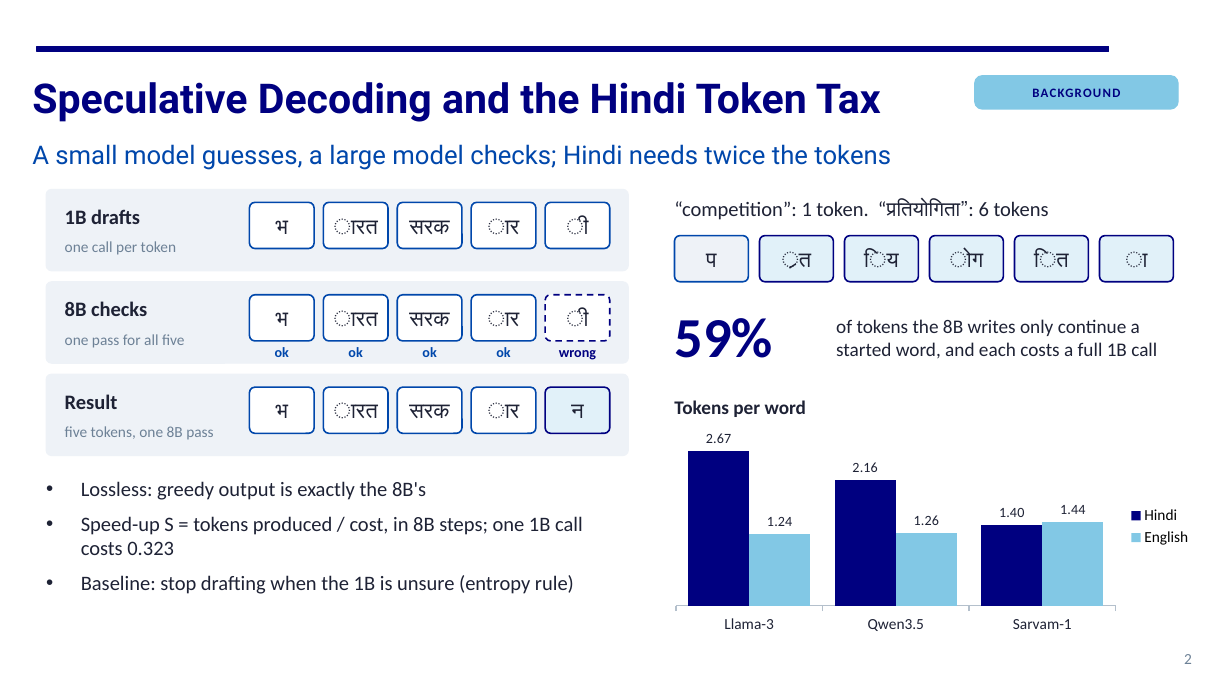
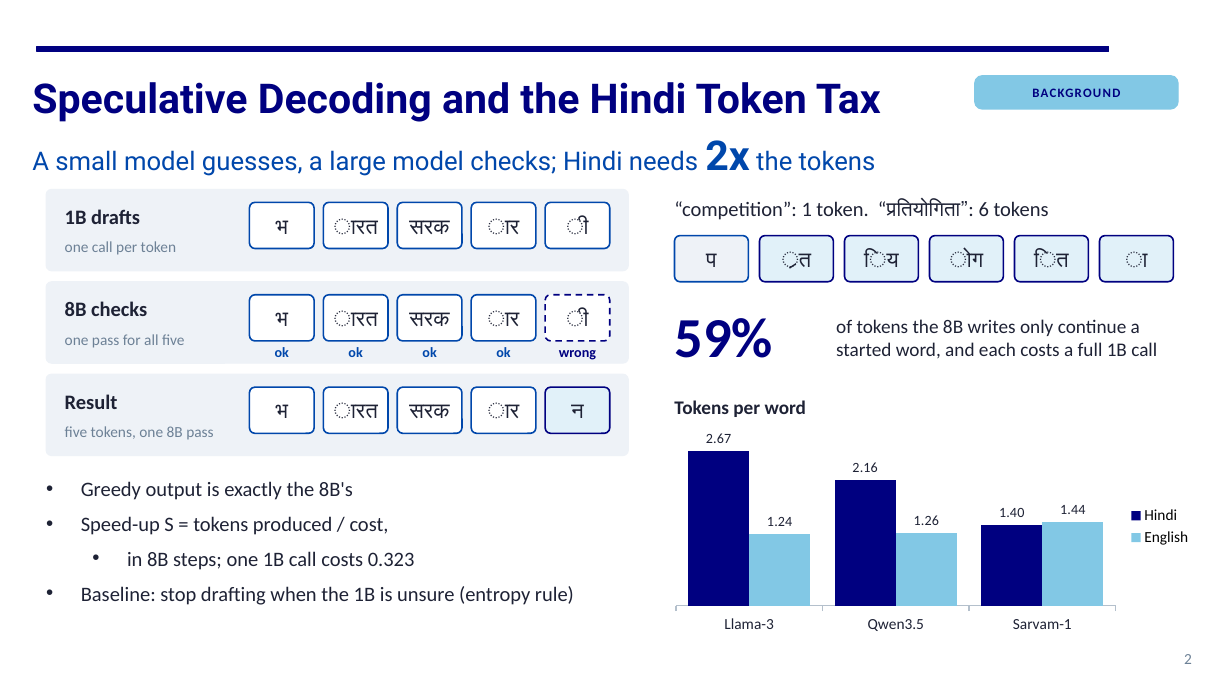
Before and after one commit to https-kanika/Linguistically-guided-MTP, a slide deck: slide 2 of docs/presentation/CS769_final_presentation.pptx. Drawn at 1232x693 pixels with LibreOffice and Linux fonts; fonts in the diff are those of the drawing. Boxes give left, top, right and bottom in pixels: in the first picture for what was removed or moved away, otherwise in the second. Text is boxed around its words. In the diff, an @@ line names an element or a change of style, - is before the commit and + after.

```diff
--- a/docs/presentation/CS769_final_presentation.pptx
+++ b/docs/presentation/CS769_final_presentation.pptx
@@ text at <box>32,140,876,176</box>: text changed @@
-A small model guesses, a large model checks; Hindi needs twice the tokens
+A small model guesses, a large model checks; Hindi needs 2x the tokens
@@ text at <box>81,481,415,570</box>: text changed @@
-• Lossless: greedy output is exactly the 8B's
-• Speed-up S = tokens produced / cost, in 8B steps; one 1B call costs 0.323
+• Greedy output is exactly the 8B's
+• Speed-up S = tokens produced / cost,
+  • in 8B steps; one 1B call costs 0.323
```
Also in this commit, not shown: 8 other slides changed, 1 other file.
